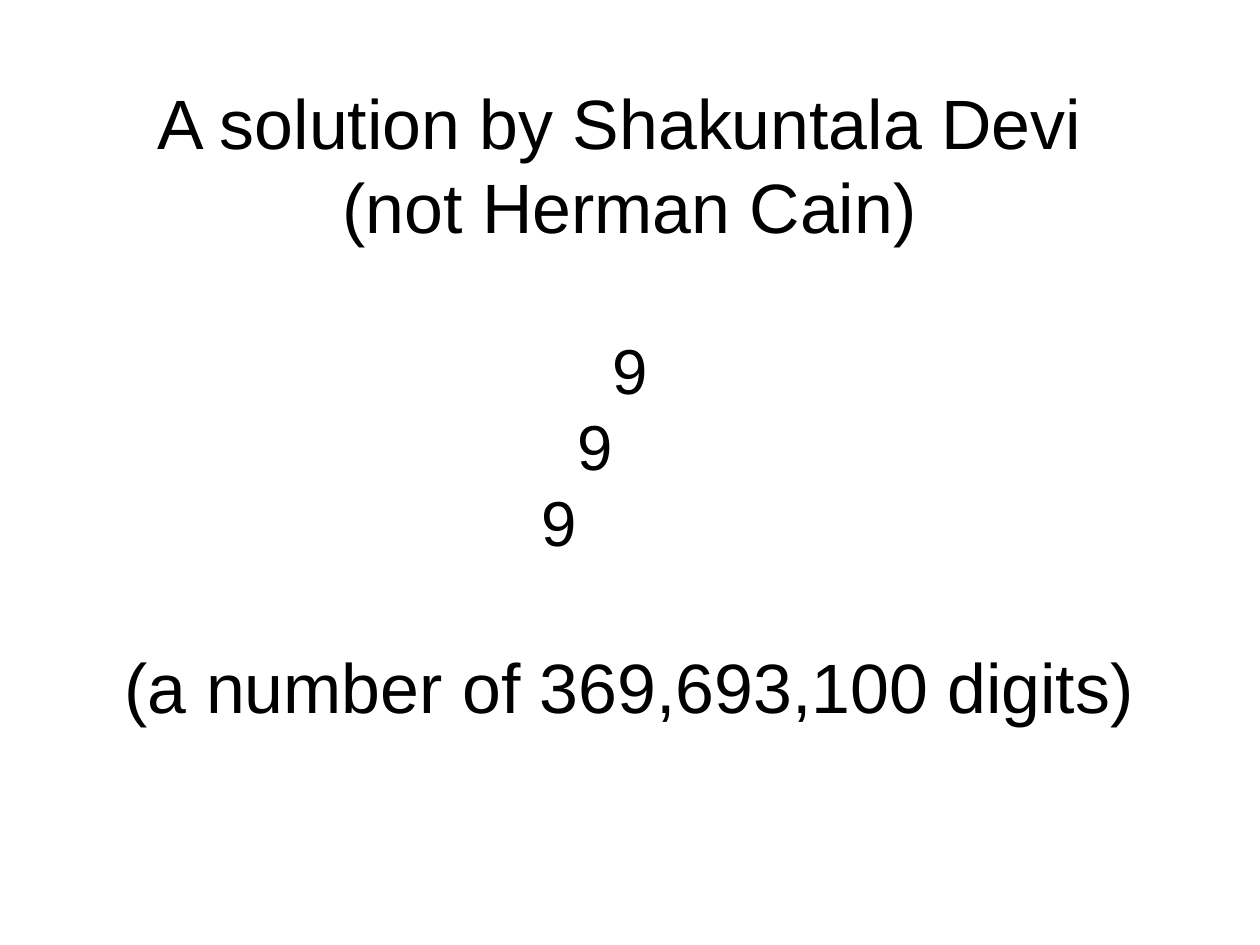
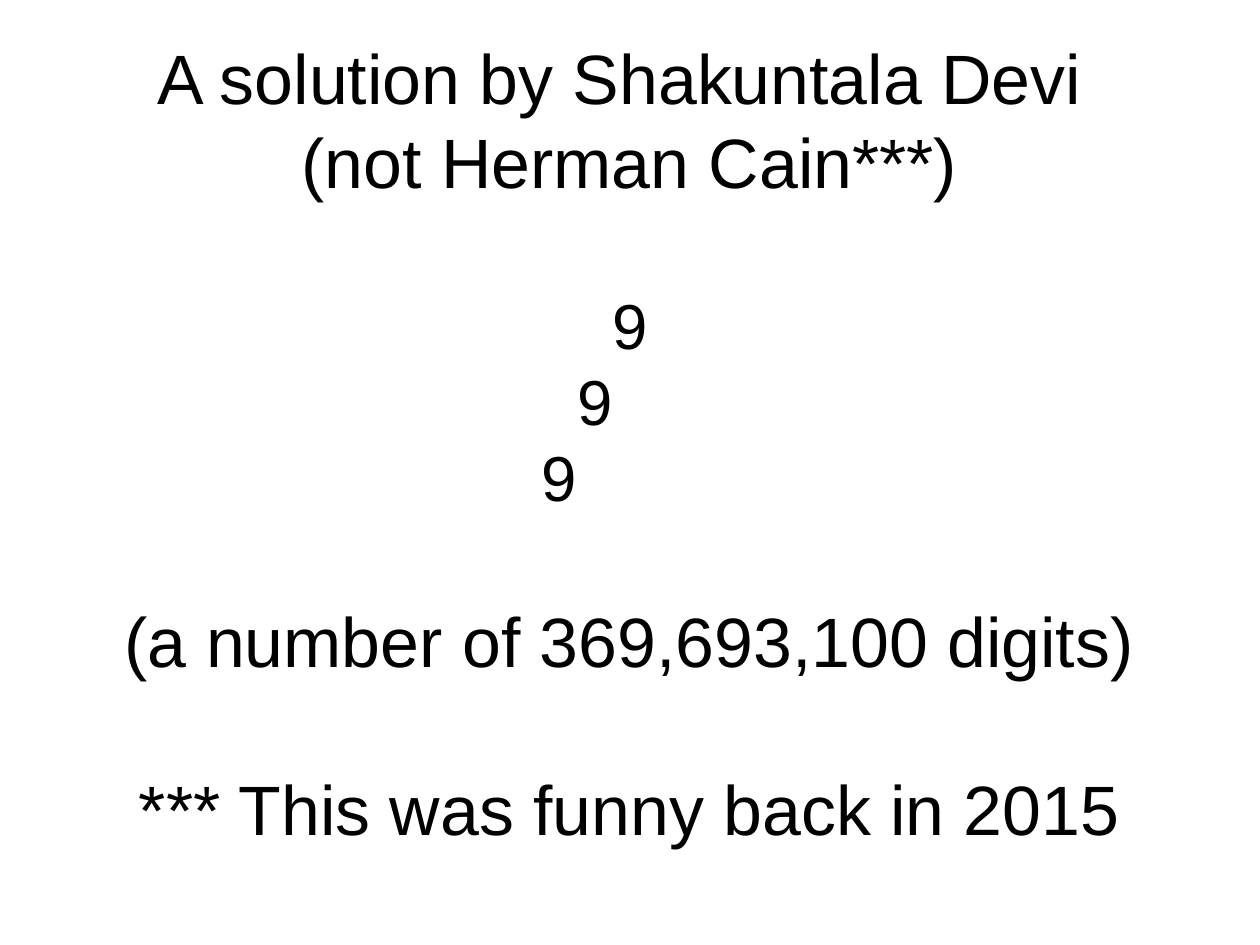
Before and after one commit to grandpascorpion/canon, a slide deck: slide 5 of goBigOrGoHome.odp. Drawn at 1260x945 pixels with LibreOffice and Linux fonts; fonts in the diff are those of the drawing. Boxes give left, top, right and bottom in pixels: in the first picture for what was removed or moved away, otherwise in the second. Text is boxed around its words. In the diff, an @@ line names an element or a change of style, - is before the commit and + after.

```diff
--- a/goBigOrGoHome.odp
+++ b/goBigOrGoHome.odp
@@ subtitle "A solution by Shakuntala Devi ...": place and size @@
-subtitle "A solution by Shakuntala Devi ..." at bbox=[125, 98, 1133, 726]
+subtitle "A solution by Shakuntala Devi ..." at bbox=[125, 53, 1133, 848]
@@ subtitle at bbox=[158, 53, 1081, 201]: text changed @@
-A solution by Shakuntala Devi
-(not Herman Cain)
+A solution by Shakuntala Devi
+(not Herman Cain***)
@@ subtitle at bbox=[239, 784, 1119, 848]: paragraph added @@
+*** This was funny back in 2015
```
Also in this commit, not shown: 15 other slides changed, 16 other files.
